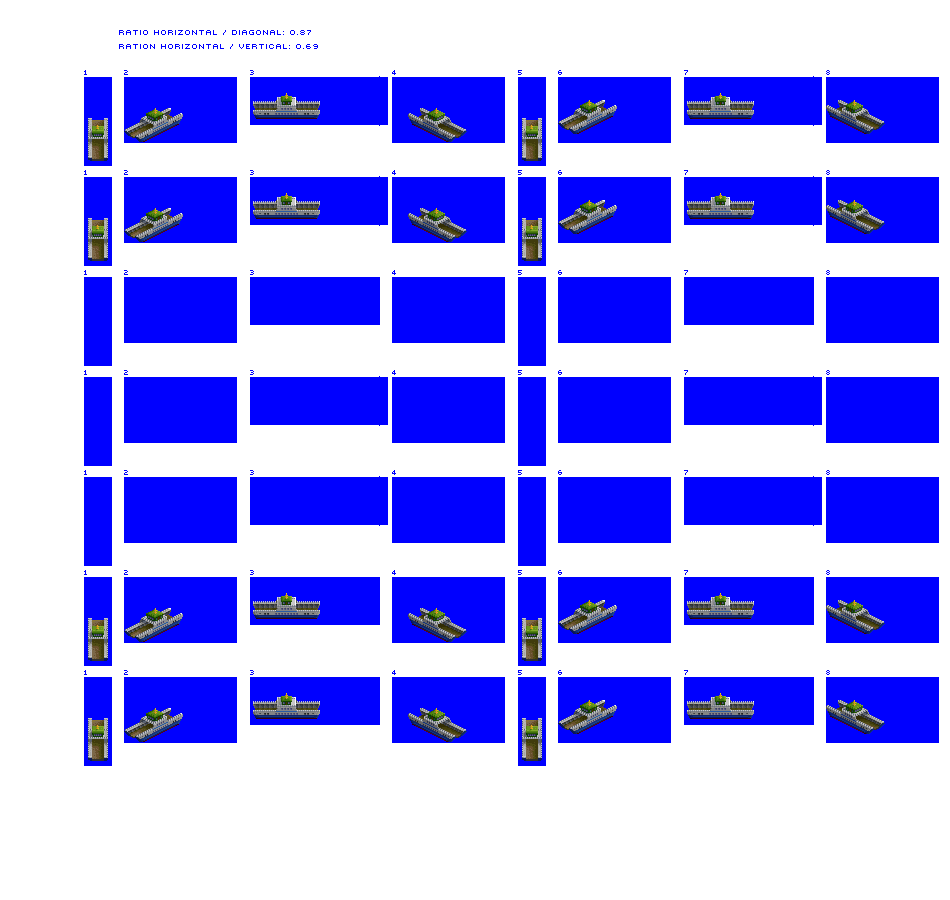
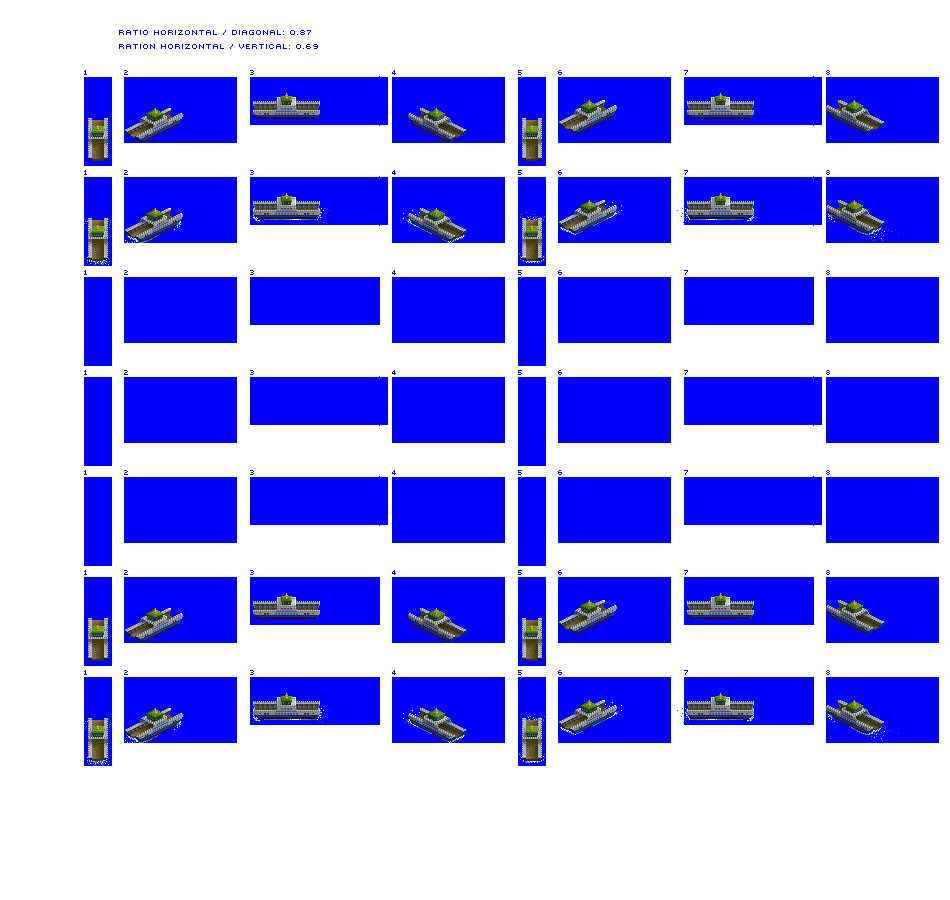
Revision of a layered 950x900 image; what changed, layer by layer:
showed "prop / bow wash", painted on it over left=84, top=202, right=899, bottom=766
